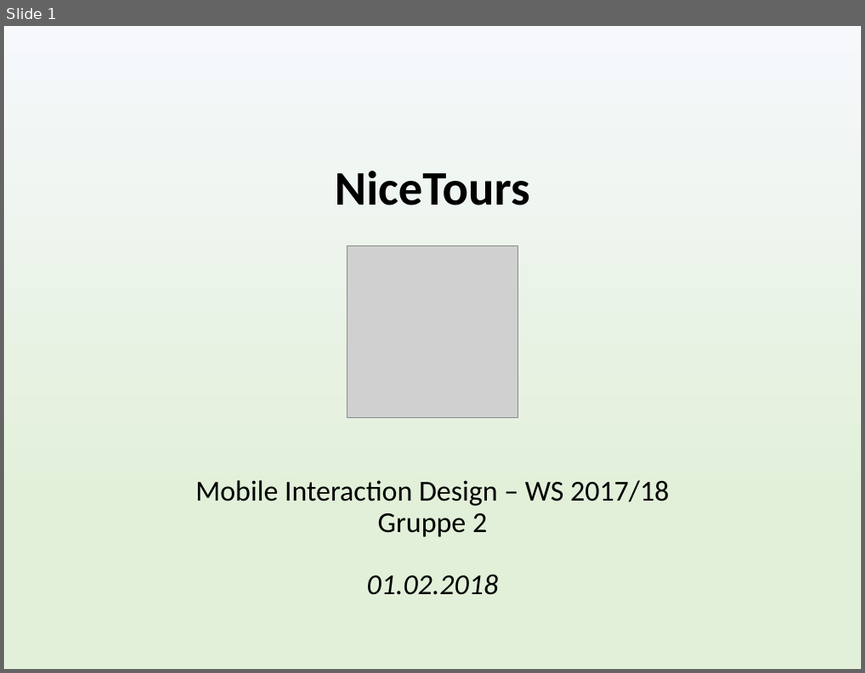
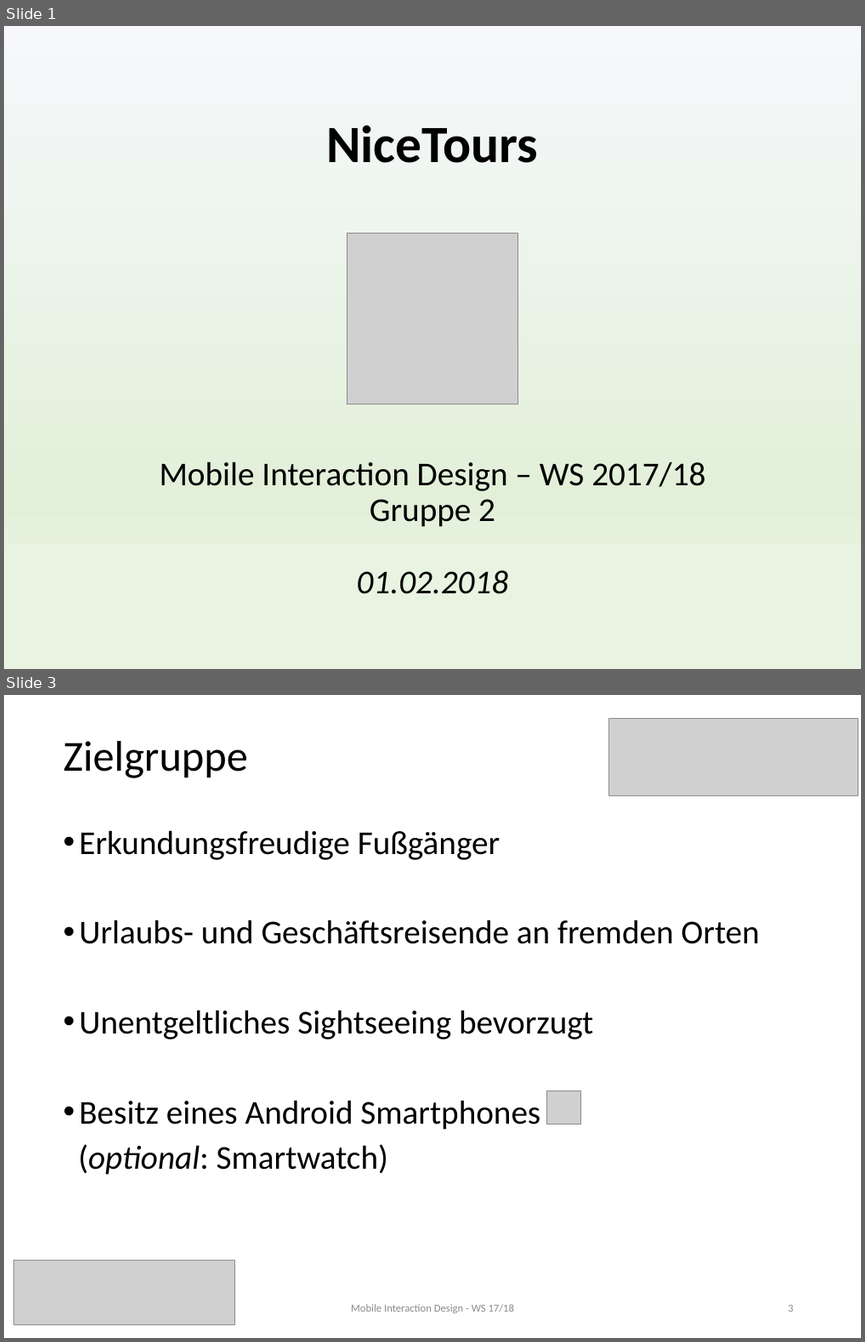
Before and after one commit to MIDw17group02/sightseeingApp, a slide deck: NiceTours Presentation.pptx. Shown one above the other, each under a label of ours: slide 1 before the commit, slides 1 and 3 after it; the slides between them are not shown. The pictures are 865x673 and 865x1342 pixels, drawn with LibreOffice and Linux fonts; fonts in the diff are those of the drawing; grey boxes stand for pictures. Boxes give left, top, right and bottom in pixels: in the first picture for what was removed or moved away, otherwise in the second. Text is boxed around its words. In the diff, an @@ line names an element or a change of style, - is before the commit and + after.

```diff
--- a/NiceTours Presentation.pptx
+++ b/NiceTours Presentation.pptx
@@ slide 3 added at (4,695,861,1338), background #FFFFFF @@
@@ picture added at (609,718,857,796) @@
@@ title added at (64,741,248,778), 36 pt, text #000000 @@
+Zielgruppe
@@ text added at (78,830,759,1174), 28 pt, text #000000 @@
+• Erkundungsfreudige Fußgänger
+• Urlaubs- und Geschäftsreisende an fremden Orten
+• Unentgeltliches Sightseeing bevorzugt
+• Besitz eines Android Smartphones
+(optional: Smartwatch)
@@ picture added at (547,1091,580,1124) @@
@@ picture added at (14,1259,235,1325) @@
@@ text added at (351,1304,514,1313), 9 pt, text #8C8C8C @@
+Mobile Interaction Design - WS 17/18
@@ page number added at (788,1304,793,1311), 9 pt, text #8C8C8C @@
+3
@@ slide 1 changed as well @@
@@ background gradient #F6F8FC to #E2F0D9 to gradient #F6F8FC to #E2F0D9 to #E8F3E1 @@
@@ picture: place and size @@
-picture at (347,246,518,418)
+picture at (347,233,518,404)
@@ title "NiceTours Mobile Interaction Design – ..." at (160,461,705,594): size 40.5 to 44 pt in "NiceTours"; size 24.3 to 28 pt in "Mobile Interaction Design – WS 2017/18 Gruppe ..." @@
```
Also in this commit, not shown: 1 other slide changed, 5 other slides added, 1 other file.
